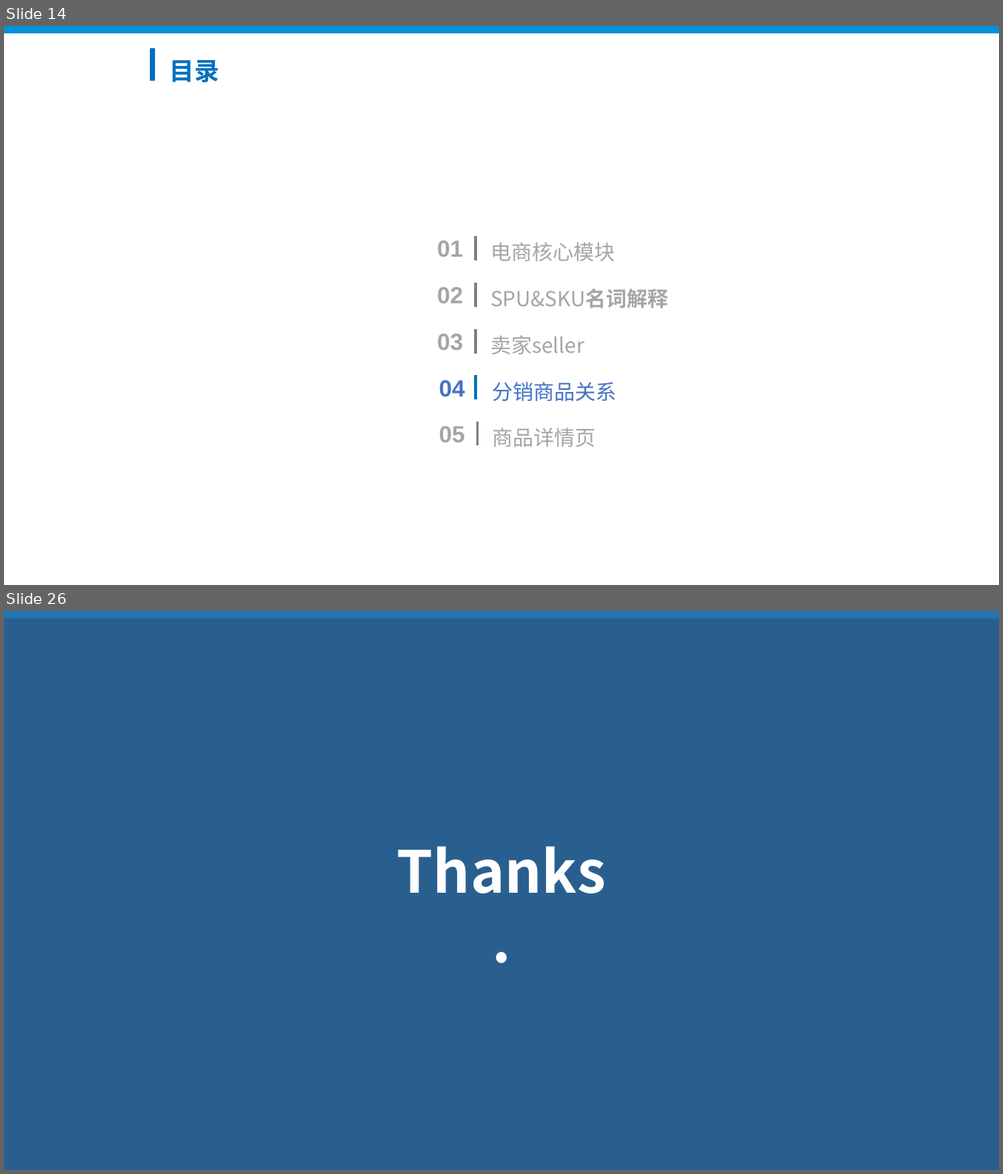
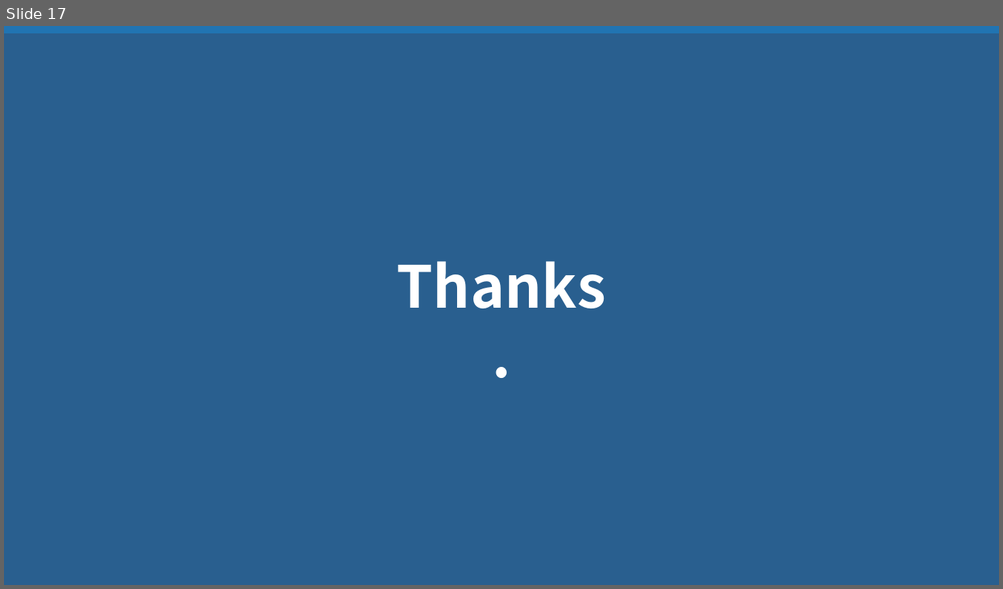
Before and after one commit to xklnew/Go-000, a slide deck: Week01/分销平台商品系统简介.pptx. Shown one above the other, each under a label of ours: slides 14 and 26 before the commit, slide 17 after it; the slides between them are not shown. The pictures are 1003x1174 and 1003x589 pixels, drawn with LibreOffice and Linux fonts; fonts in the diff are those of the drawing; background and template pictures are left out; a plain dark background stands for a picture behind light text. Boxes give left, top, right and bottom in pixels: in the first picture for what was removed or moved away, otherwise in the second. Text is boxed around its words. In the diff, an @@ line names an element or a change of style, - is before the commit and + after.

```diff
--- a/Week01/分销平台商品系统简介.pptx
+++ b/Week01/分销平台商品系统简介.pptx
@@ slide 14 removed at <box>4,26,999,585</box>, background #FFFFFF; not listed: 1 template element that a slide beside it also shows @@
@@ rectangle removed at <box>151,49,154,81</box> @@
@@ text removed at <box>170,60,219,82</box> @@
-目录
@@ text removed at <box>437,241,463,257</box> @@
-01
@@ rectangle removed at <box>475,237,476,261</box> @@
@@ text removed at <box>490,242,614,261</box> @@
-电商核心模块
@@ text removed at <box>437,287,463,304</box> @@
-02
@@ rectangle removed at <box>475,284,476,306</box> @@
@@ text removed at <box>490,289,669,309</box> @@
-SPU&SKU名词解释
@@ text removed at <box>437,334,463,350</box> @@
-03
@@ rectangle removed at <box>475,329,476,353</box> @@
@@ text removed at <box>490,335,584,355</box> @@
-卖家seller
@@ text removed at <box>439,380,465,397</box> @@
-04
@@ rectangle removed at <box>475,376,476,399</box> @@
@@ text removed at <box>492,382,617,402</box> @@
-分销商品关系
@@ rectangle removed at <box>476,422,478,446</box> @@
@@ text removed at <box>439,426,465,443</box> @@
-05
@@ text removed at <box>492,428,596,447</box> @@
-商品详情页
@@ what was slide 26 is now slide 17 @@
```
Also in this commit, not shown: 8 slides changed, 4 slides added, 12 other slides removed, 1 other file.
